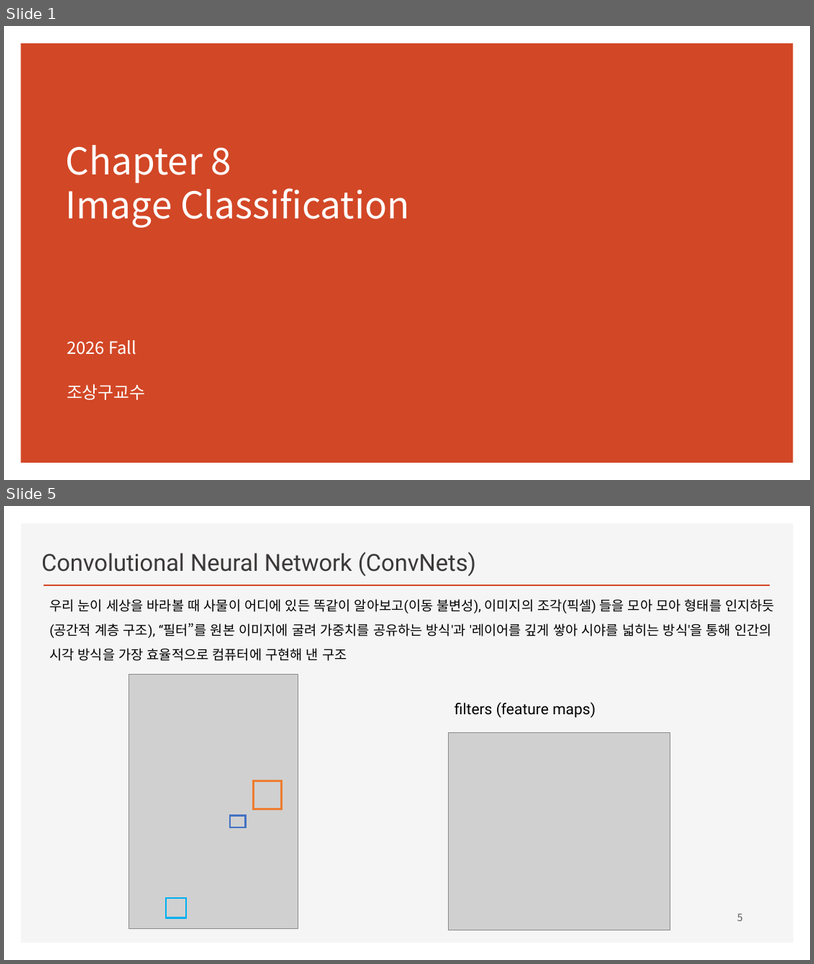
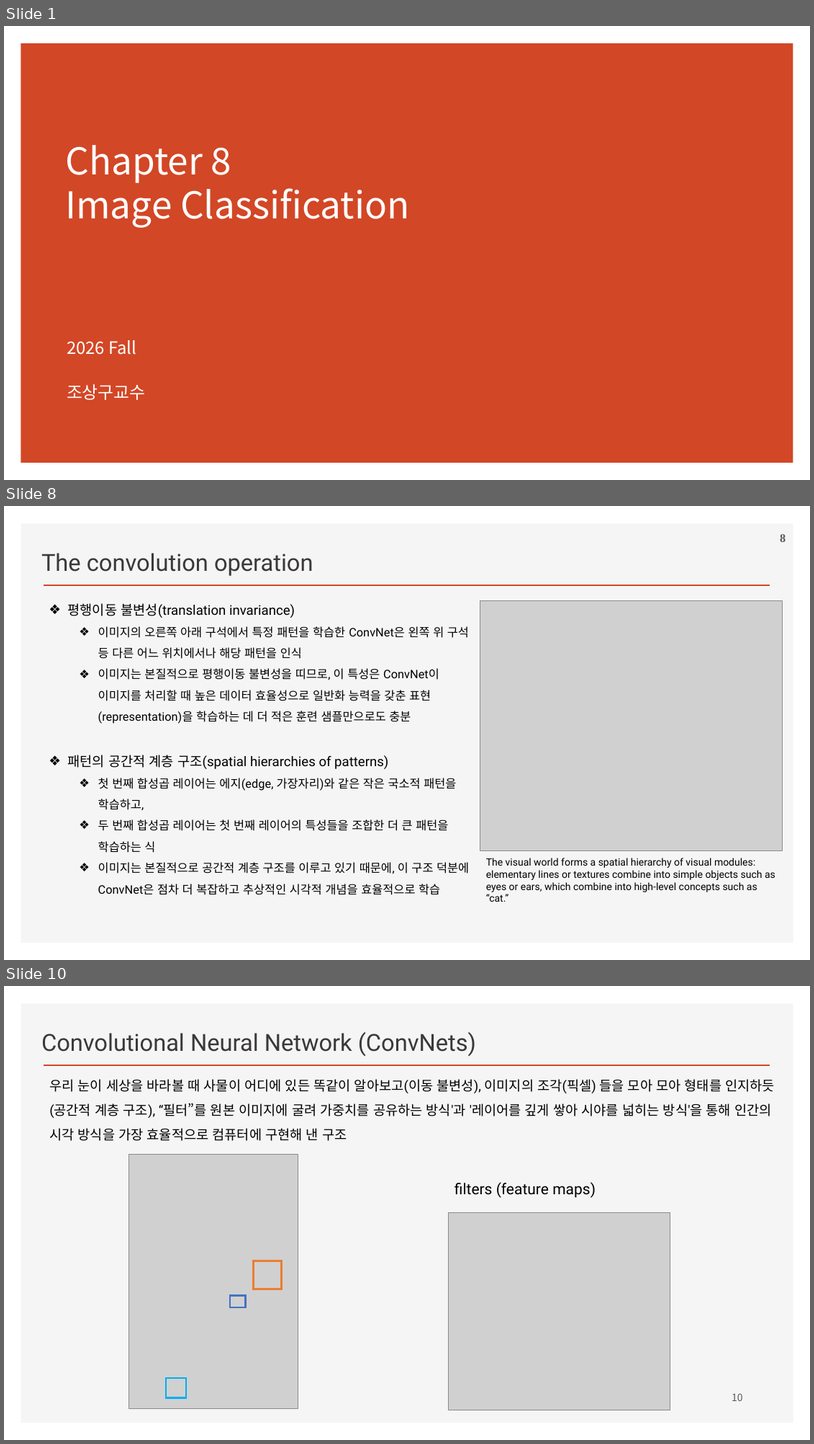
Before and after one commit to ancestor9/2026_Fall_Deep-Learning-with-Python, a slide deck: Chapter 08 Image Classification.pptx. Shown one above the other, each under a label of ours: slides 1 and 5 before the commit, slides 1, 8 and 10 after it; the slides between them are not shown. The pictures are 814x964 and 814x1444 pixels, drawn with LibreOffice and Linux fonts; fonts in the diff are those of the drawing; grey boxes stand for pictures; background and template pictures are left out. Boxes give left, top, right and bottom in pixels: in the first picture for what was removed or moved away, otherwise in the second. Text is boxed around its words. In the diff, an @@ line names an element or a change of style, - is before the commit and + after.

```diff
--- a/Chapter 08 Image Classification.pptx
+++ b/Chapter 08 Image Classification.pptx
@@ slide 8 added at (4, 506, 810, 960), background #FFFFFF; not listed: 2 template elements that a slide beside it also shows @@
@@ page number added at (780, 534, 786, 542), 14 pt, text #595959, bold @@
+8
@@ text added at (41, 553, 314, 576), 28 pt, text #3B3838 @@
+The convolution operation
@@ text added at (68, 603, 469, 895), 14 pt, text #000000 @@
+❖ 평행이동 불변성(translation invariance)
+  ❖ 이미지의 오른쪽 아래 구석에서 특정 패턴을 학습한 ConvNet은 왼쪽 위 구석 등 다른 어느 위치에서나 해당 패턴을 인식
+  ❖ 이미지는 본질적으로 평행이동 불변성을 띠므로, 이 특성은 ConvNet이 이미지를 처리할 때 높은 데이터 효율성으로 일반화 능력을 갖춘 표현(representation)을 학습하는 데 더 적은 훈련 샘플만으로도 충분
+❖ 패턴의 공간적 계층 구조(spatial hierarchies of patterns)
+  ❖ 첫 번째 합성곱 레이어는 에지(edge, 가장자리)와 같은 작은 국소적 패턴을 학습하고,
+  ❖ 두 번째 합성곱 레이어는 첫 번째 레이어의 특성들을 조합한 더 큰 패턴을 학습하는 식
+  ❖ 이미지는 본질적으로 공간적 계층 구조를 이루고 있기 때문에, 이 구조 덕분에 ConvNet은 점차 더 복잡하고 추상적인 시각적 개념을 효율적으로 학습
@@ picture added at (481, 600, 783, 851) @@
@@ text added at (486, 857, 776, 901), 12 pt, text #000000 @@
+The visual world forms a spatial hierarchy of visual modules: elementary lines or textures combine into simple objects such as eyes or ears, which combine into high-level concepts such as “cat.”
@@ what was slide 5 is now slide 10 @@
@@ page number at (732, 1393, 743, 1401): text changed @@
-5
+10
```
Also in this commit, not shown: 7 slides changed, 5 other slides added, 1 slide removed.
